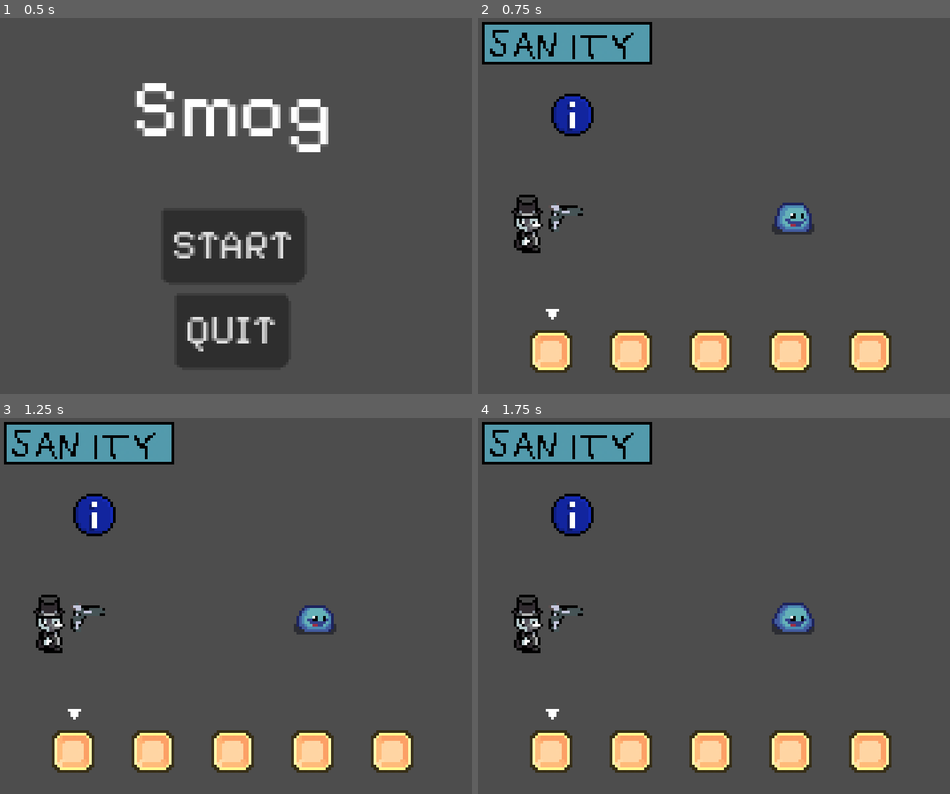
Above: before the commit, frames 1-4 (two rows, left to right).
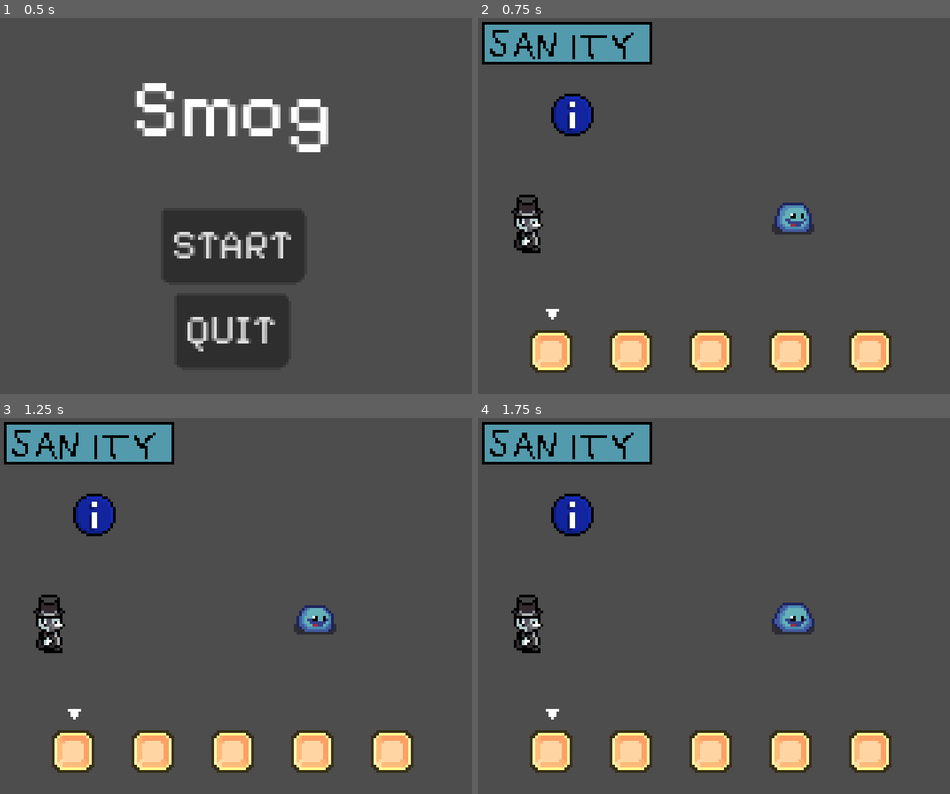
Above: after the commit, the same moments.

Repository: USV-GAM236-SPR24/Smog
Game: Godot game, scene res://scenes/main_menu_ui.tscn
Two runs of this game, one before a commit and one after it. Both use one fixed random seed, a clock stepped at 60 frames per second and the inputs below.
Inputs (mouse positions are in pixels of both pictures, inside the frame that each line leads up to):
- Up to frame 1 (0.5 s): no input
- Up to frame 2 (0.75 s): click "START" at 0.5 s
- Up to frame 3 (1.25 s): no input
- Up to frame 4 (1.75 s): click (548, 752) at 1.27 s

Frame 1 is identical in both runs. In frame 2, 0.2% of the frame differs, in the area x 14-23%, y 49-57%; in frame 3, 0.2%; in frame 4, 0.2%.

Commit message:
Fixing stuff
Gun now angles perfectly on both mouse and controller, while also facing the correct way in all directions. Also added a temporary gun muzzle flash to make it easier to tell when you are shooting.

Diff:
--- a/Smog/scenes/player.tscn
+++ b/Smog/scenes/player.tscn
@@ -1,14 +1,52 @@
-[gd_scene load_steps=6 format=3 uid="uid://beglrerj5k48"]
+[gd_scene load_steps=10 format=3 uid="uid://beglrerj5k48"]
 
 [ext_resource type="Script" path="res://scripts/player.gd" id="1_n7sla"]
 [ext_resource type="SpriteFrames" uid="uid://d3nvx623kxadr" path="res://art/animations/player/player_spriteframes.tres" id="2_dmvm8"]
 [ext_resource type="Texture2D" uid="uid://2wv41dpry108" path="res://art/temp/gun.png" id="2_ev3s7"]
+[ext_resource type="Texture2D" uid="uid://b7vafg4nkok82" path="res://art/temp/muzzle_flash.png" id="3_5i6yg"]
 
 [sub_resource type="RectangleShape2D" id="RectangleShape2D_yuupm"]
 size = Vector2(12, 22)
 
 [sub_resource type="CircleShape2D" id="CircleShape2D_pm7jj"]
 radius = 15.0
+
+[sub_resource type="Animation" id="Animation_hgtkh"]
+resource_name = "muzzle_flash"
+length = 0.5
+tracks/0/type = "value"
+tracks/0/imported = false
+tracks/0/enabled = true
+tracks/0/path = NodePath("RayCast2D/GunPivot/Sprite2D/Muzzle:frame")
+tracks/0/interp = 1
+tracks/0/loop_wrap = true
+tracks/0/keys = {
+"times": PackedFloat32Array(0, 0.1, 0.2, 0.3, 0.4, 0.5),
+"transitions": PackedFloat32Array(1, 1, 1, 1, 1, 1),
+"update": 1,
+"values": [0, 1, 2, 3, 4, 5]
+}
+
+[sub_resource type="Animation" id="Animation_e8jxc"]
+length = 0.001
+tracks/0/type = "value"
+tracks/0/imported = false
+tracks/0/enabled = true
+tracks/0/path = NodePath("RayCast2D/GunPivot/Sprite2D/Muzzle:frame")
+tracks/0/interp = 1
+tracks/0/loop_wrap = true
+tracks/0/keys = {
+"times": PackedFloat32Array(0),
+"transitions": PackedFloat32Array(1),
+"update": 1,
+"values": [0]
+}
+
+[sub_resource type="AnimationLibrary" id="AnimationLibrary_8v237"]
+_data = {
+"RESET": SubResource("Animation_e8jxc"),
+"muzzle_flash": SubResource("Animation_hgtkh")
+}
 
 [node name="Player" type="CharacterBody2D"]
 position = Vector2(150, 209)
@@ -64,7 +102,19 @@
 scale = Vector2(1, 1)
 texture = ExtResource("2_ev3s7")
 
+[node name="Muzzle" type="Sprite2D" parent="RayCast2D/GunPivot/Sprite2D"]
+visible = false
+position = Vector2(80.2143, -47.3259)
+texture = ExtResource("3_5i6yg")
+hframes = 6
+
 [node name="AnimatedSprite2D" type="AnimatedSprite2D" parent="."]
 sprite_frames = ExtResource("2_dmvm8")
 animation = &"idle_right"
 speed_scale = 3.0
+
+[node name="AnimationPlayer" type="AnimationPlayer" parent="."]
+unique_name_in_owner = true
+libraries = {
+"": SubResource("AnimationLibrary_8v237")
+}
--- a/Smog/scripts/player.gd
+++ b/Smog/scripts/player.gd
@@ -27,8 +27,7 @@
 
 
 func _process(_delta):
-
-	#true if to the left
+	#true if to the left, flip gun sprite
 	if _gun_side():
 			$RayCast2D/GunPivot/Sprite2D.scale = Vector2(1, -1)
 	else:
@@ -41,6 +40,11 @@
 		execute_interaction()
 
 	if Input.is_action_just_pressed("shoot") and shooting_mode:
+		$RayCast2D/GunPivot/Sprite2D/Muzzle.visible = true
+		%AnimationPlayer.play("muzzle_flash")
+		await %AnimationPlayer.animation_finished
+		$RayCast2D/GunPivot/Sprite2D/Muzzle.visible = false
+
 		if not $RayCast2D.is_colliding():
 			return
 		var collider = $RayCast2D.get_collider()
@@ -64,6 +68,8 @@
 
 
 func _physics_process(_delta):
+
+	$RayCast2D/GunPivot/Sprite2D.visible = true if shooting_mode else false
 
 	#get input direction
 	var input_direction = Input.get_vector("left", "right", "up", "down")
Binary file added: Smog/art/temp/muzzle_flash.png
Not shown, added: Smog/art/temp/muzzle_flash.png.import
